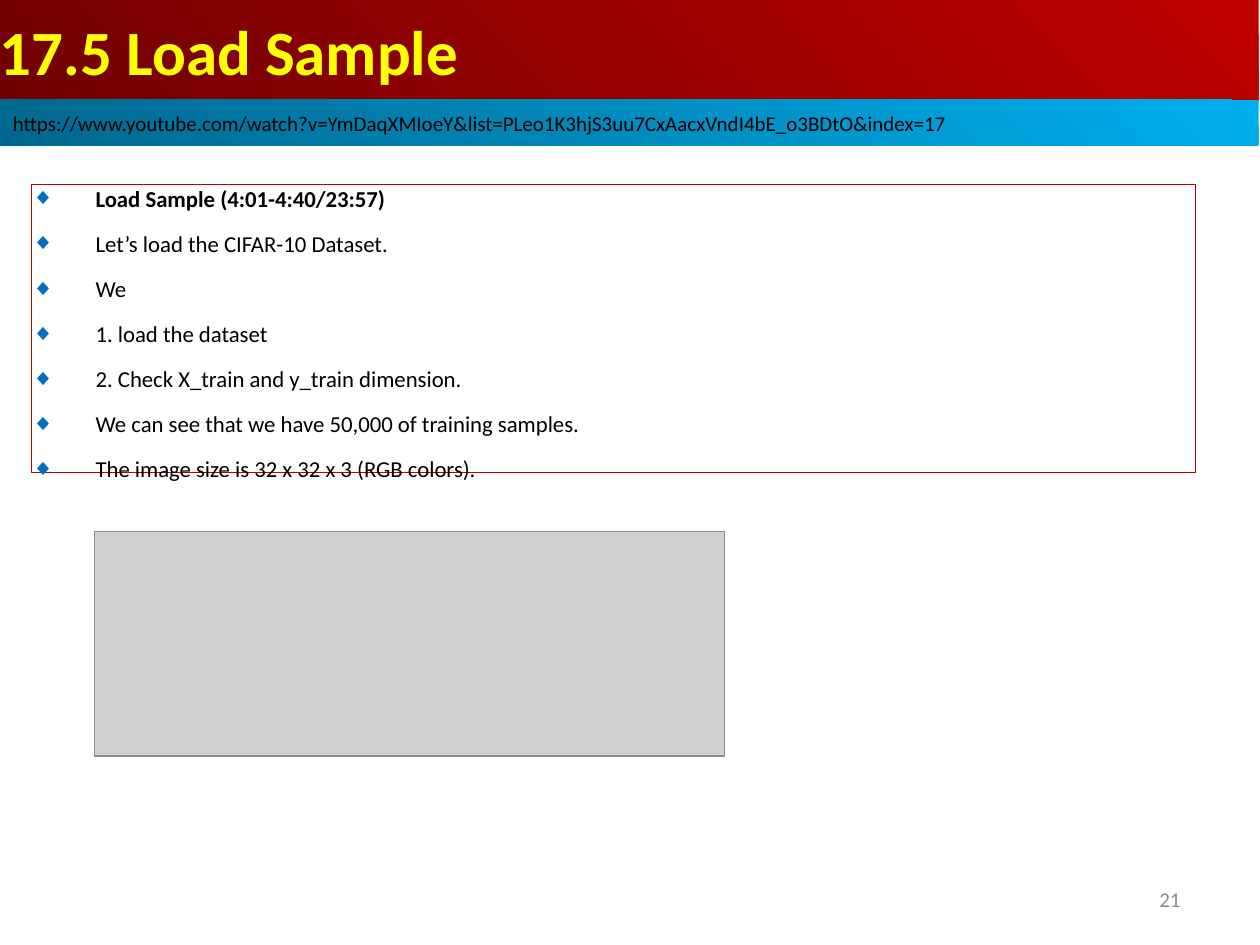
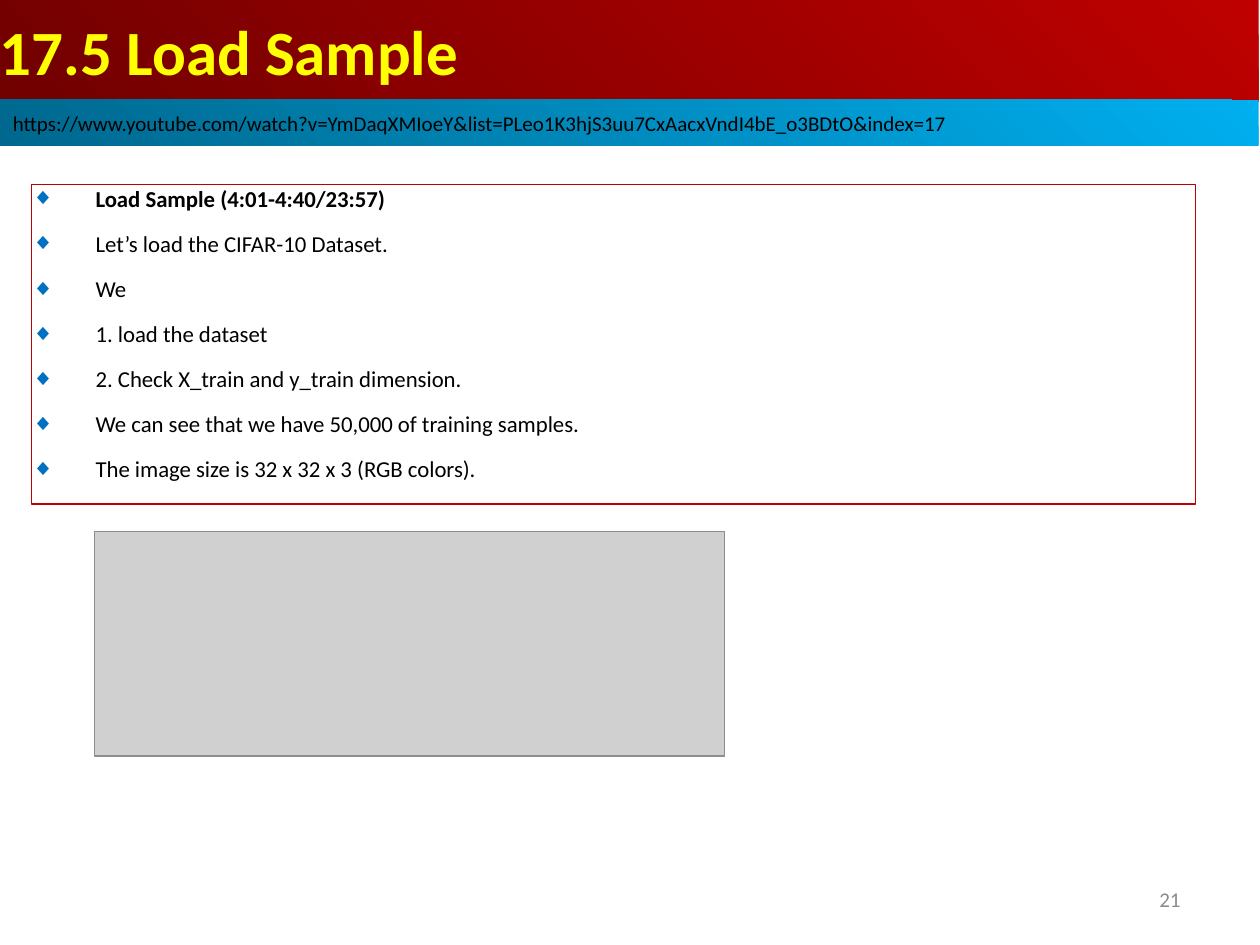
Before and after one commit to peterhchen/AIU_CS512_DL, a slide deck: slide 21 of 000_Lecture_Project/week07/01_Lecture/17.01_BM.ppt. Drawn at 1260x945 pixels with LibreOffice and Linux fonts; fonts in the diff are those of the drawing; grey boxes stand for pictures. Boxes give left, top, right and bottom in pixels: in the first picture for what was removed or moved away, otherwise in the second. Text is boxed around its words. In the diff, an @@ line names an element or a change of style, - is before the commit and + after.

```diff
--- a/000_Lecture_Project/week07/01_Lecture/17.01_BM.ppt
+++ b/000_Lecture_Project/week07/01_Lecture/17.01_BM.ppt
@@ rectangle "Load Sample (4:01-4:40/23:57)": place and size @@
-rectangle "Load Sample (4:01-4:40/23:57)" at [32, 184, 1196, 472]
+rectangle "Load Sample (4:01-4:40/23:57)" at [32, 184, 1196, 504]
```
Also in this commit, not shown: 5 other slides changed, 1 other file.
